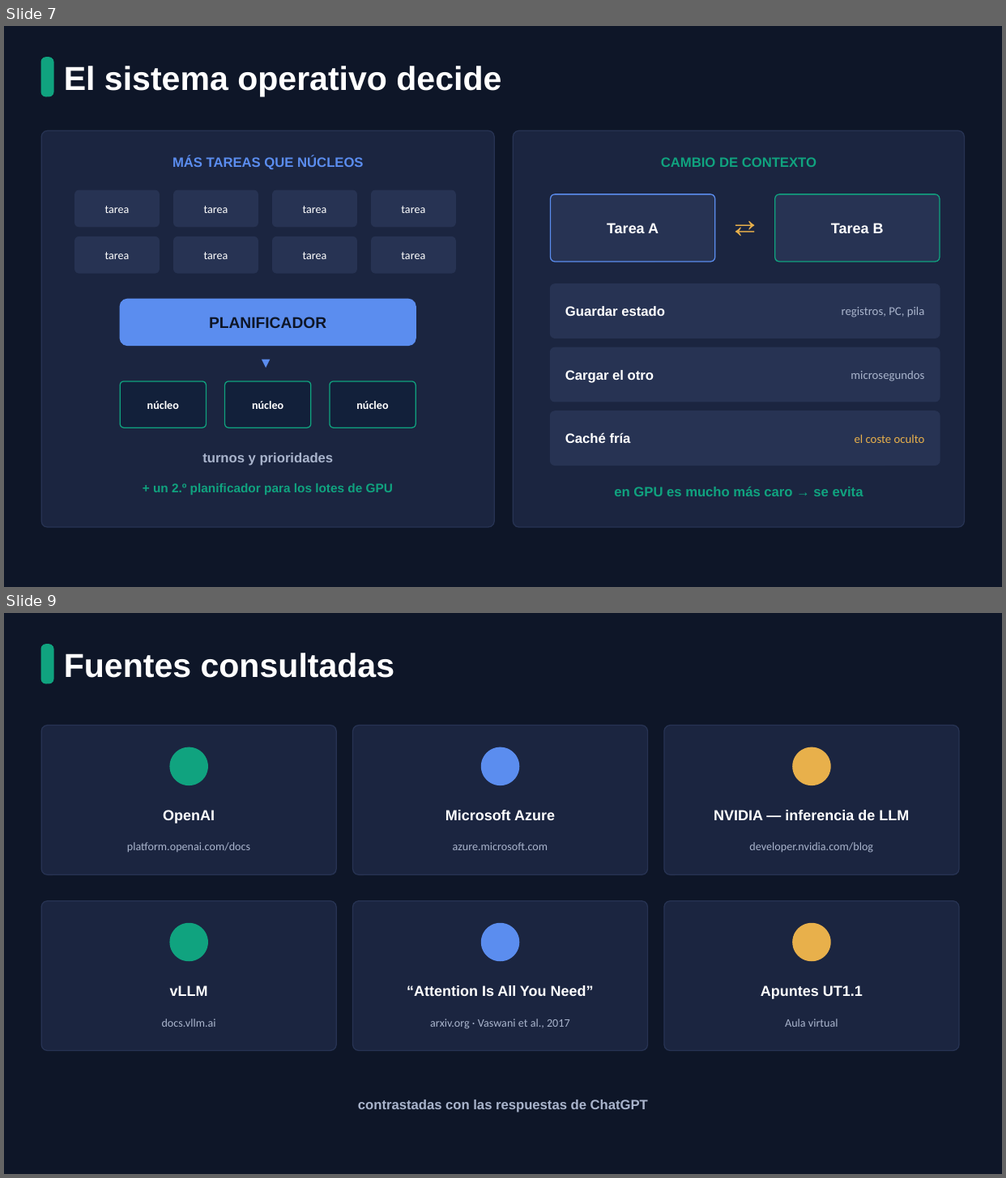
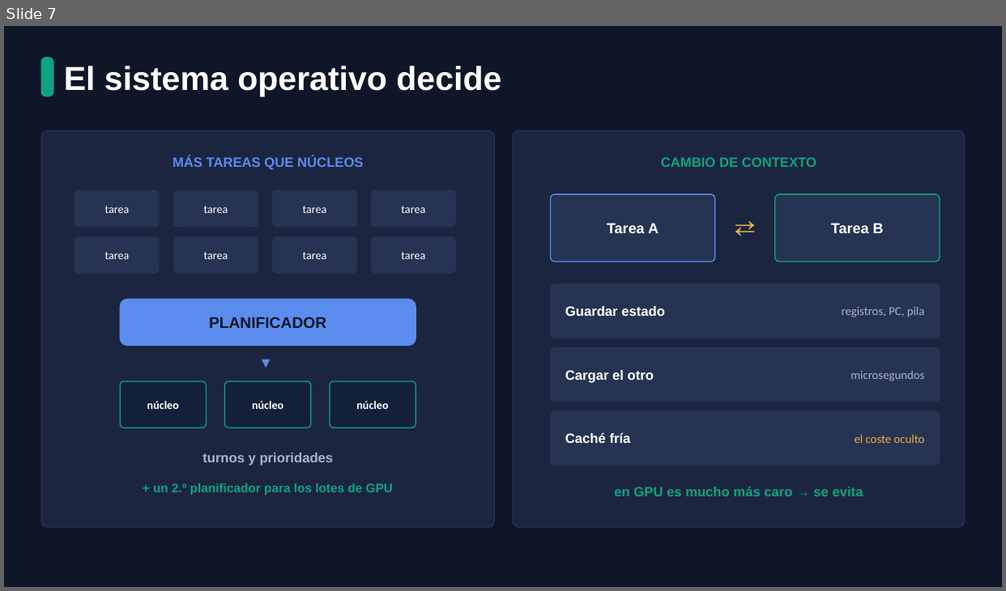
Before and after one commit to NickKF17/Dam_Nick, a slide deck: Dam2_Nick/Programacion de Servicios y Procesos/ChatGPT_Presentacion_Visual.pptx. Shown one above the other, each under a label of ours: slides 7 and 9 before the commit, slide 7 after it; the slides between them are not shown. The pictures are 1006x1178 and 1006x591 pixels, drawn with LibreOffice and Linux fonts; fonts in the diff are those of the drawing. Boxes give left, top, right and bottom in pixels: in the first picture for what was removed or moved away, otherwise in the second. Text is boxed around its words. In the diff, an @@ line names an element or a change of style, - is before the commit and + after.

```diff
--- a/Dam2_Nick/Programacion de Servicios y Procesos/ChatGPT_Presentacion_Visual.pptx
+++ b/Dam2_Nick/Programacion de Servicios y Procesos/ChatGPT_Presentacion_Visual.pptx
@@ slide 9 removed at box(4, 613, 1002, 1174), background #0E1628 @@
@@ rounded rectangle removed at box(41, 645, 53, 683) @@
@@ text removed at box(64, 653, 395, 678) @@
-Fuentes consultadas
@@ rounded rectangle removed at box(41, 726, 336, 875) @@
@@ rounded rectangle removed at box(353, 726, 648, 875) @@
@@ rounded rectangle removed at box(664, 726, 959, 875) @@
@@ ellipse removed at box(170, 747, 207, 786) @@
@@ ellipse removed at box(482, 747, 519, 786) @@
@@ ellipse removed at box(793, 747, 830, 786) @@
@@ text removed at box(163, 810, 215, 824) @@
-OpenAI
@@ text removed at box(445, 810, 555, 820) @@
-Microsoft Azure
@@ text removed at box(714, 810, 909, 820) @@
-NVIDIA — inferencia de LLM
@@ text removed at box(127, 842, 250, 852) @@
-platform.openai.com/docs
@@ text removed at box(453, 842, 548, 850) @@
-azure.microsoft.com
@@ text removed at box(749, 842, 873, 853) @@
-developer.nvidia.com/blog
@@ rounded rectangle removed at box(41, 901, 336, 1051) @@
@@ rounded rectangle removed at box(353, 901, 648, 1051) @@
@@ rounded rectangle removed at box(664, 901, 959, 1051) @@
@@ ellipse removed at box(170, 924, 207, 961) @@
@@ ellipse removed at box(482, 924, 519, 961) @@
@@ ellipse removed at box(793, 924, 830, 961) @@
@@ text removed at box(170, 986, 208, 996) @@
-vLLM
@@ text removed at box(407, 986, 594, 996) @@
-“Attention Is All You Need”
@@ text removed at box(761, 986, 863, 999) @@
-Apuntes UT1.1
@@ text removed at box(162, 1019, 216, 1027) @@
-docs.vllm.ai
@@ text removed at box(430, 1019, 570, 1029) @@
-arxiv.org · Vaswani et al., 2017
@@ text removed at box(785, 1019, 838, 1027) @@
-Aula virtual
@@ text removed at box(358, 1100, 648, 1113) @@
-contrastadas con las respuestas de ChatGPT
```
Also in this commit, not shown: 6 slides changed, 2 slides added, 1 other slide removed, 3 other files.
